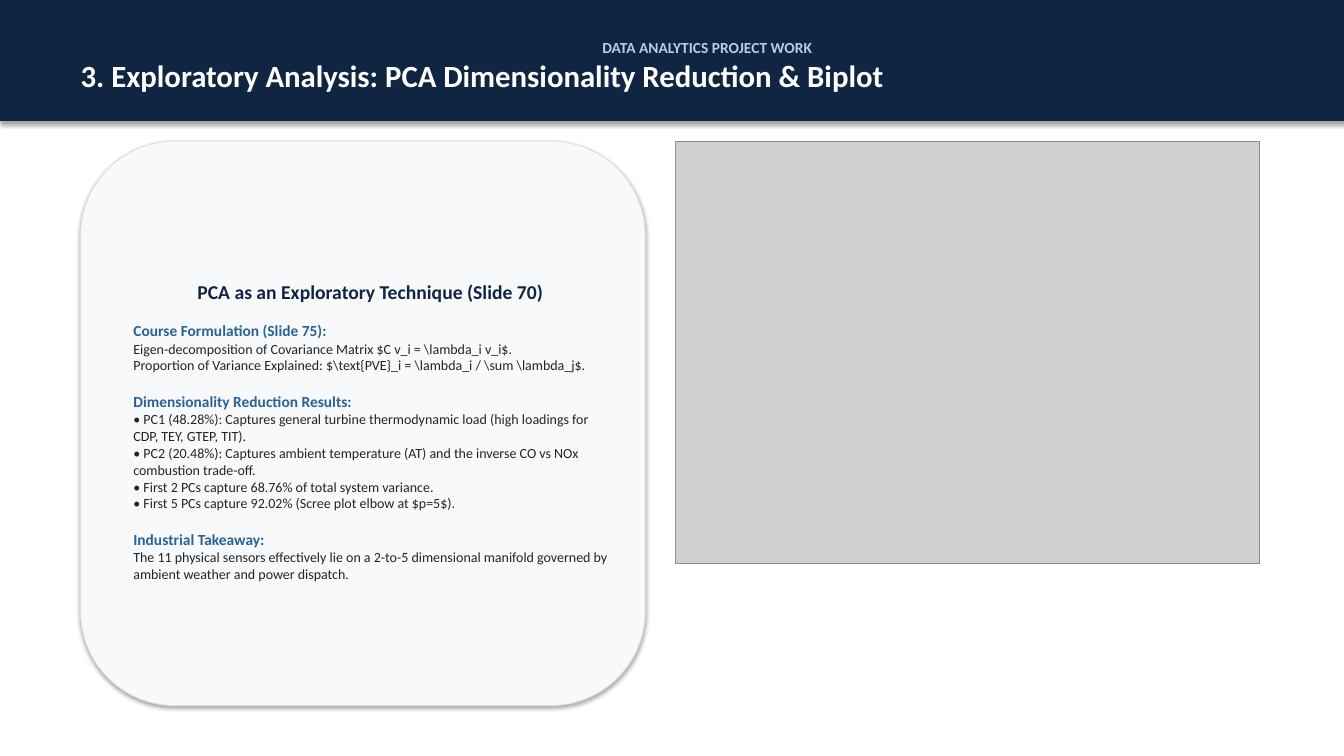
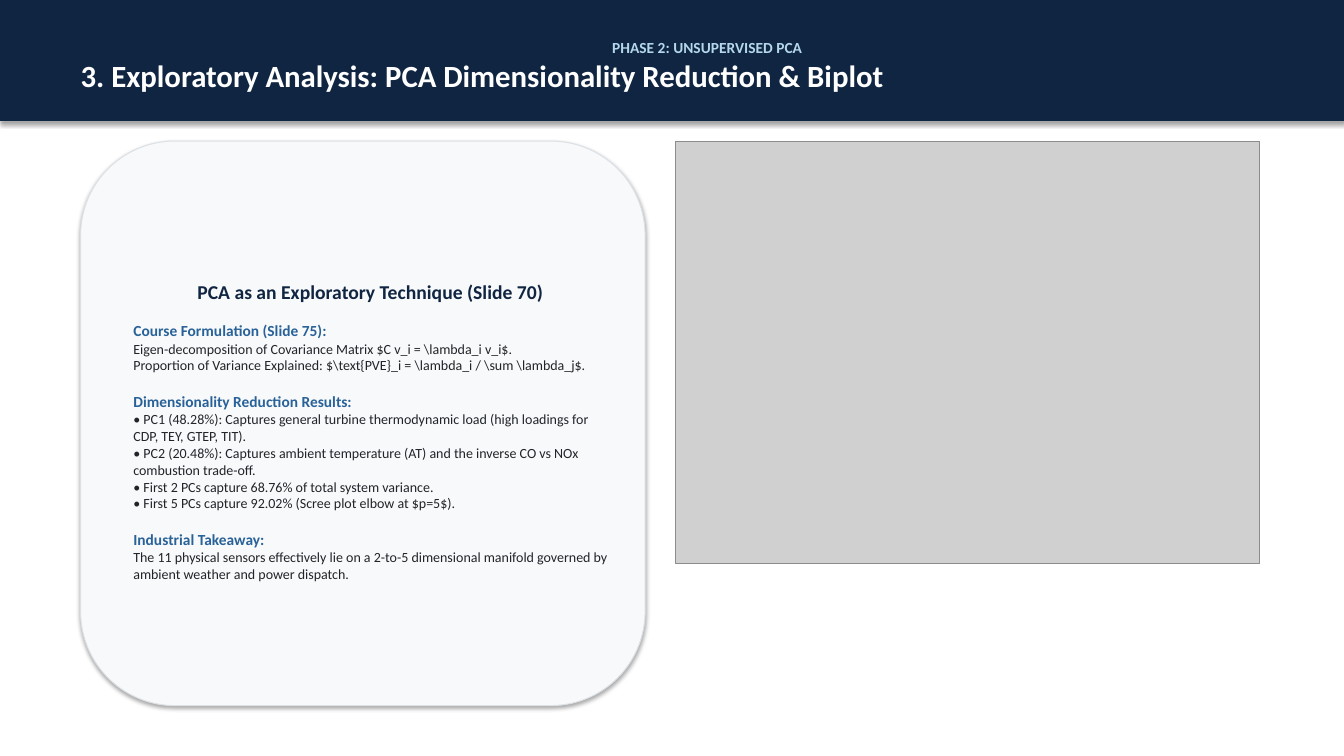
Before and after one commit to guidomariadifiore/DataAnalysisProject, a slide deck: slide 6 of presentation.pptx. Drawn at 1344x756 pixels with LibreOffice and Linux fonts; fonts in the diff are those of the drawing; grey boxes stand for pictures. Boxes give left, top, right and bottom in pixels: in the first picture for what was removed or moved away, otherwise in the second. Text is boxed around its words. In the diff, an @@ line names an element or a change of style, - is before the commit and + after.

```diff
--- a/presentation.pptx
+++ b/presentation.pptx
@@ text in rectangle at bbox=[612, 43, 802, 53]: text changed; text colour #B4CDEB to #B4D7EB @@
-DATA ANALYTICS PROJECT WORK
+PHASE 2: UNSUPERVISED PCA
```
Also in this commit, not shown: 11 other slides changed, 3 other files.
